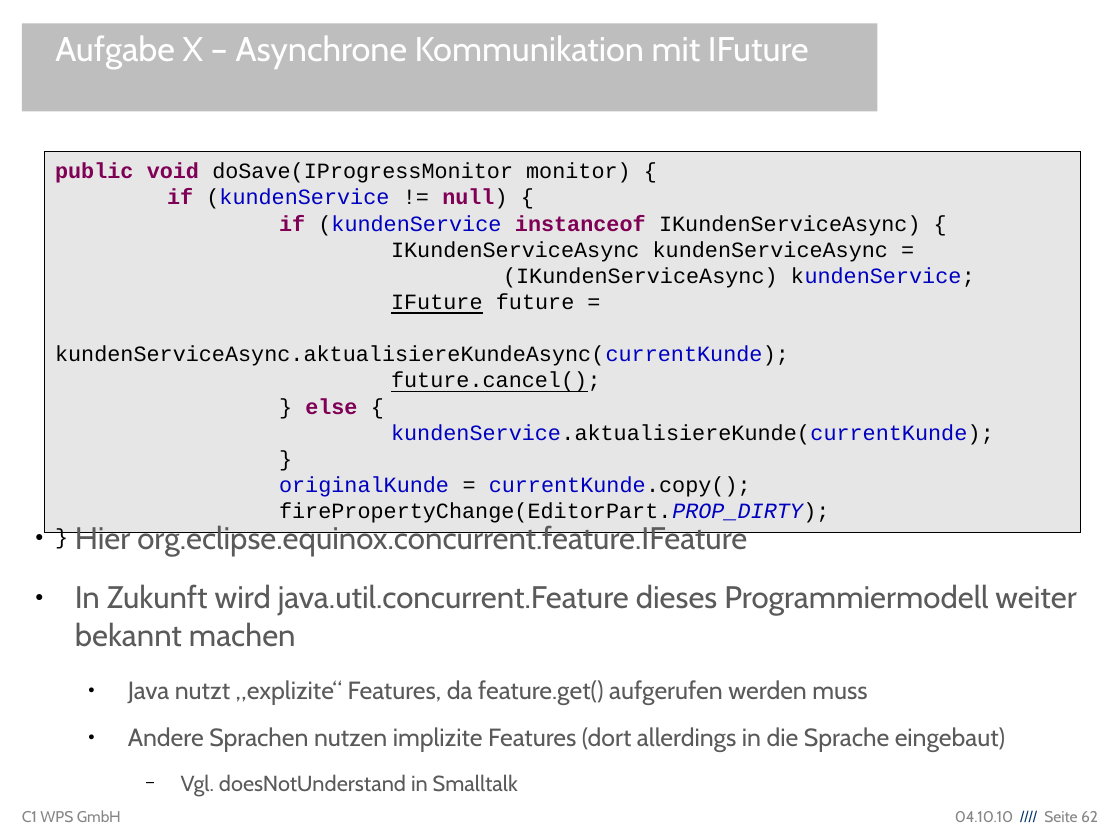
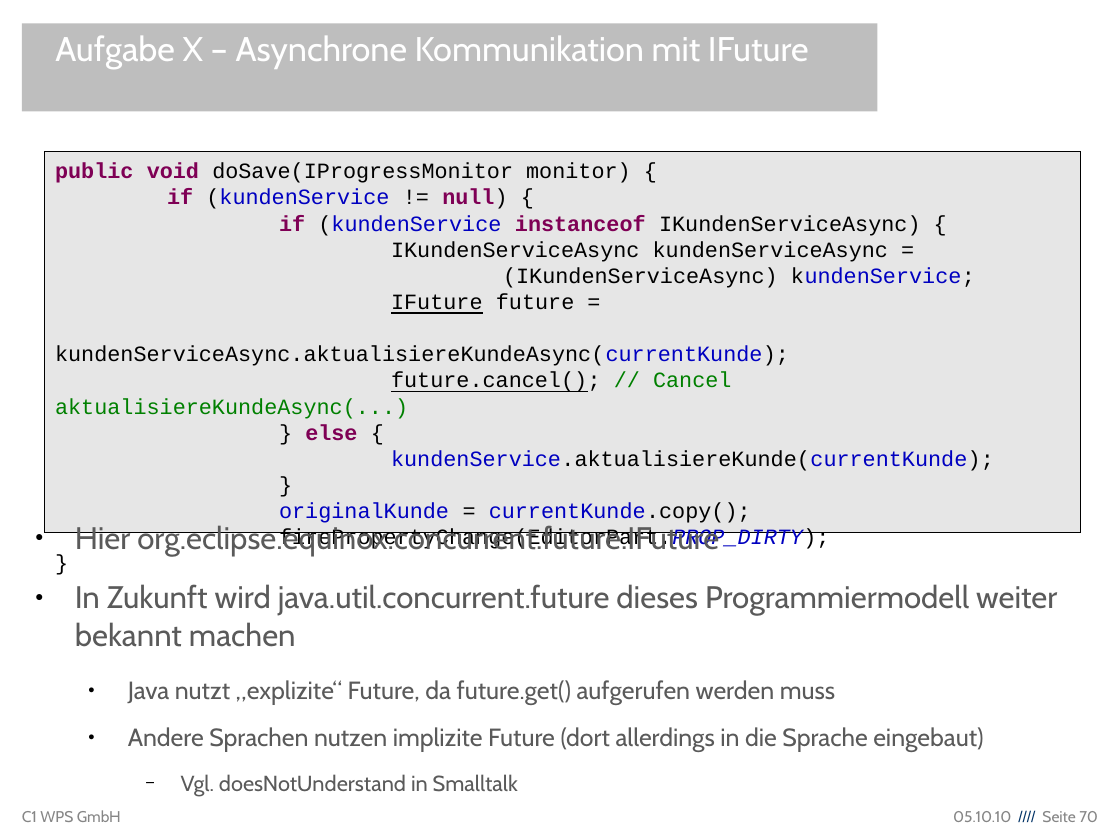
Before and after one commit to lemmy/org.eclipse.ecf.winterschool, a slide deck: slide 70 of org.eclipse.ecf.winterschool/EclipseCommunicationFramework.odp (slide 62 before the commit). Drawn at 1120x840 pixels with LibreOffice and Linux fonts; fonts in the diff are those of the drawing; background and template pictures are left out. Boxes give left, top, right and bottom in pixels: in the first picture for what was removed or moved away, otherwise in the second. Text is boxed around its words. In the diff, an @@ line names an element or a change of style, - is before the commit and + after.

Commit message:
latest slides

```diff
--- a/org.eclipse.ecf.winterschool/EclipseCommunicationFramework.odp
+++ b/org.eclipse.ecf.winterschool/EclipseCommunicationFramework.odp
@@ text in rectangle at [55,372,731,419]: text changed; text colour #000000 to #008000 @@
-future.cancel();
+future.cancel(); // Cancel aktualisiereKundeAsync(...)
@@ text at [75,522,1057,752]: text changed @@
-● Hier org.eclipse.equinox.concurrent.feature.IFeature
-● In Zukunft wird java.util.concurrent.Feature dieses Programmiermodell weiter bekannt machen
-  ● Java nutzt „explizite“ Features, da feature.get() aufgerufen werden muss
-  ● Andere Sprachen nutzen implizite Features (dort allerdings in die Sprache eingebaut)
+● Hier org.eclipse.equinox.concurrent.future.IFuture
+● In Zukunft wird java.util.concurrent.future dieses Programmiermodell weiter bekannt machen
+  ● Java nutzt „explizite“ Future, da future.get() aufgerufen werden muss
+  ● Andere Sprachen nutzen implizite Future (dort allerdings in die Sprache eingebaut)
@@ text at [953,811,1098,822]: text changed @@
-04.10.10 //// Seite 62
+05.10.10 //// Seite 70
```
Also in this commit, not shown: 22 other slides changed, 8 slides added, 3 slides removed.
